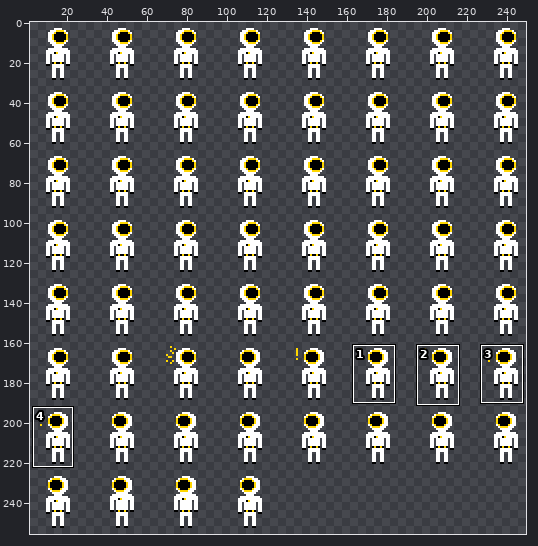
File history of a sprite sheet, assets/Astr1konaut/Idle.png. Above: a wide view before the commit, with the close-up outlined.
Close-up. As it was:
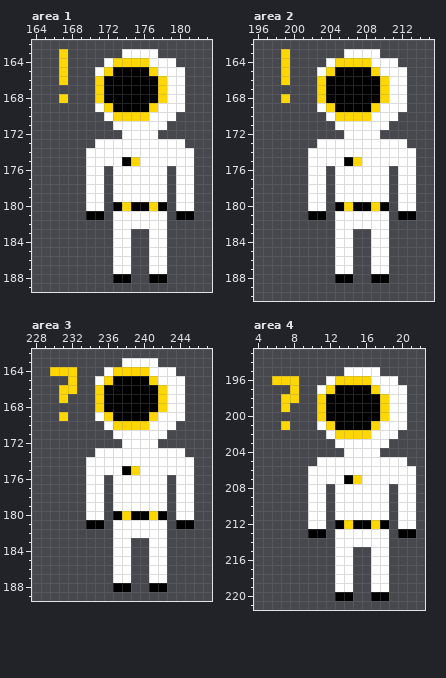
The file is 256x256 pixels. Shown: area 1: x 164..183, y 162..189; area 2: x 196..215, y 162..190; area 3: x 228..247, y 162..189; area 4: x 4..22, y 193..221. The wide view leaves out empty margins. The commit also changed other parts of the picture, which this record leaves out.
After:
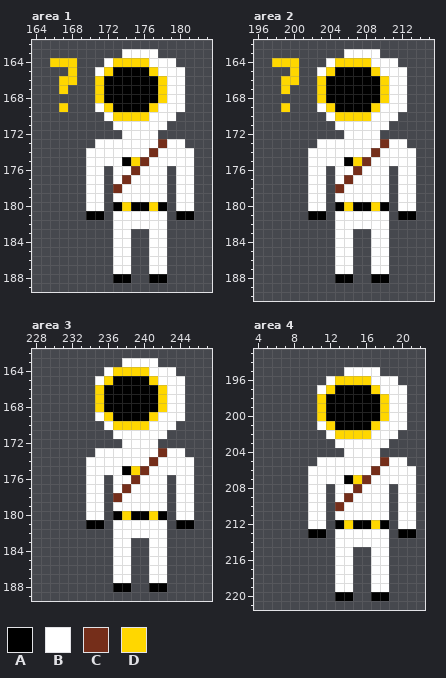
Palette (. is transparent): A #000000  B #ffffff  C #752e1a  D #ffd700
Difference:
--- area 1
@@ x 164..170 @@
 162 .......
-163 ...D...
-164 ...D...
-165 ...D...
-166 ...D...
-167 .......
-168 ...D...
-169 .......
+163 .......
+164 ..DDD..
+165 ....D..
+166 ...DD..
+167 ...D...
+168 .......
+169 ...D...
 170 .......
@@ x 171..180 @@
 172 ...BBBB...
-173 BBBBBBBBBB
-174 BBBBBBBBBB
-175 BBBADBBBBB
-176 B.BBBBBB.B
-177 B.BBBBBB.B
-178 B.BBBBBB.B
+173 BBBBBBBCBB
+174 BBBBBBCBBB
+175 BBBADCBBBB
+176 B.BBCBBB.B
+177 B.BCBBBB.B
+178 B.CBBBBB.B
 179 B.BBBBBB.B
--- area 2
@@ x 196..202 @@
 162 .......
-163 ...D...
-164 ...D...
-165 ...D...
-166 ...D...
-167 .......
-168 ...D...
-169 .......
+163 .......
+164 ..DDD..
+165 ....D..
+166 ...DD..
+167 ...D...
+168 .......
+169 ...D...
 170 .......
@@ x 203..212 @@
 172 ...BBBB...
-173 BBBBBBBBBB
-174 BBBBBBBBBB
-175 BBBADBBBBB
-176 B.BBBBBB.B
-177 B.BBBBBB.B
-178 B.BBBBBB.B
+173 BBBBBBBCBB
+174 BBBBBBCBBB
+175 BBBADCBBBB
+176 B.BBCBBB.B
+177 B.BCBBBB.B
+178 B.CBBBBB.B
 179 B.BBBBBB.B
--- area 3
@@ x 228..234 @@
 163 .......
-164 ..DDD..
-165 ....D..
-166 ...DD..
-167 ...D...
+164 .......
+165 .......
+166 .......
+167 .......
 168 .......
-169 ...D...
+169 .......
 170 .......
@@ x 235..244 @@
 172 ...BBBB...
-173 BBBBBBBBBB
-174 BBBBBBBBBB
-175 BBBADBBBBB
-176 B.BBBBBB.B
-177 B.BBBBBB.B
-178 B.BBBBBB.B
+173 BBBBBBBCBB
+174 BBBBBBCBBB
+175 BBBADCBBBB
+176 B.BBCBBB.B
+177 B.BCBBBB.B
+178 B.CBBBBB.B
 179 B.BBBBBB.B
--- area 4
@@ x 4..10 @@
 195 .......
-196 ..DDD..
-197 ....D..
-198 ...DD..
-199 ...D...
+196 .......
+197 .......
+198 .......
+199 .......
 200 .......
-201 ...D...
+201 .......
 202 .......
@@ x 11..20 @@
 204 ...BBBB...
-205 BBBBBBBBBB
-206 BBBBBBBBBB
-207 BBBADBBBBB
-208 B.BBBBBB.B
-209 B.BBBBBB.B
-210 B.BBBBBB.B
+205 BBBBBBBCBB
+206 BBBBBBCBBB
+207 BBBADCBBBB
+208 B.BBCBBB.B
+209 B.BCBBBB.B
+210 B.CBBBBB.B
 211 B.BBBBBB.B
Boxes around the changes in both close-ups, in picture pixels (x1, y1, x2, y2):
changed: (50, 49, 77, 112)
changed: (113, 139, 167, 193)
changed: (272, 49, 299, 112)
changed: (335, 139, 389, 193)
erased: (50, 367, 77, 421)
changed: (113, 448, 167, 502)
erased: (272, 376, 299, 430)
changed: (335, 457, 389, 511)
